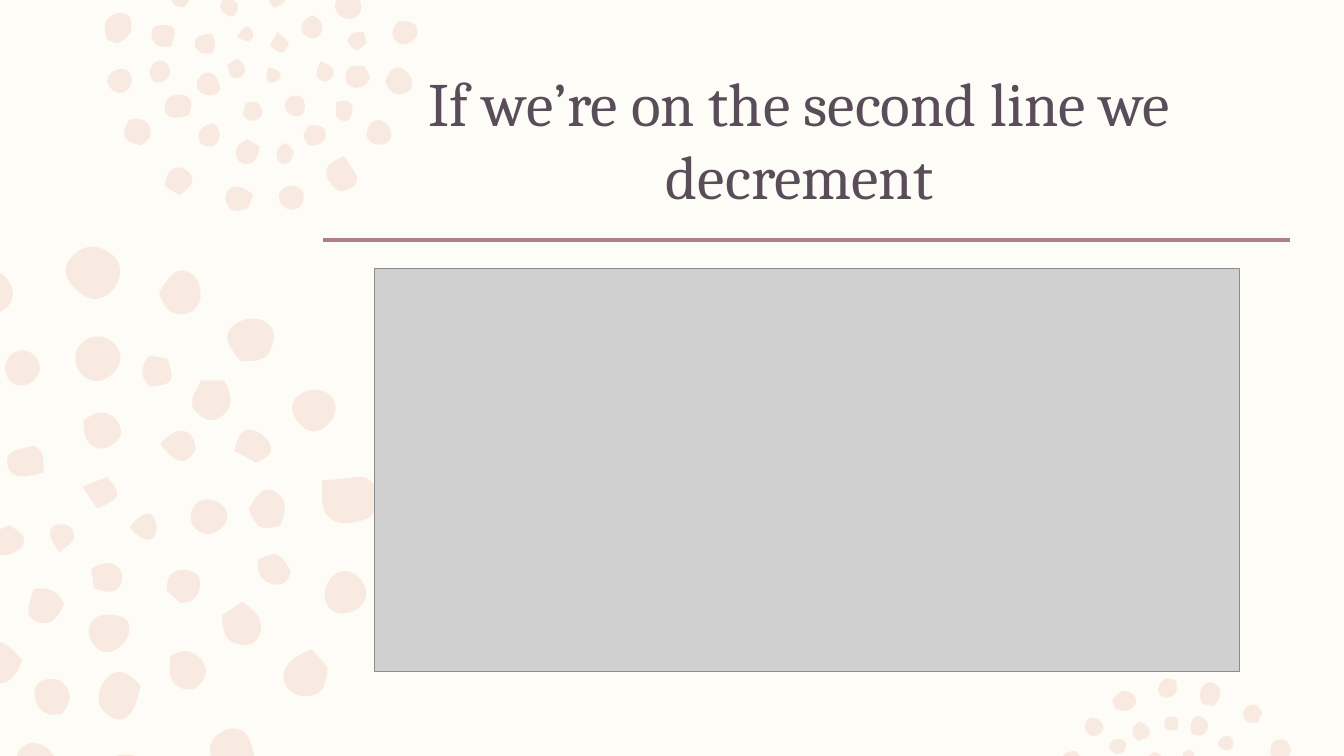
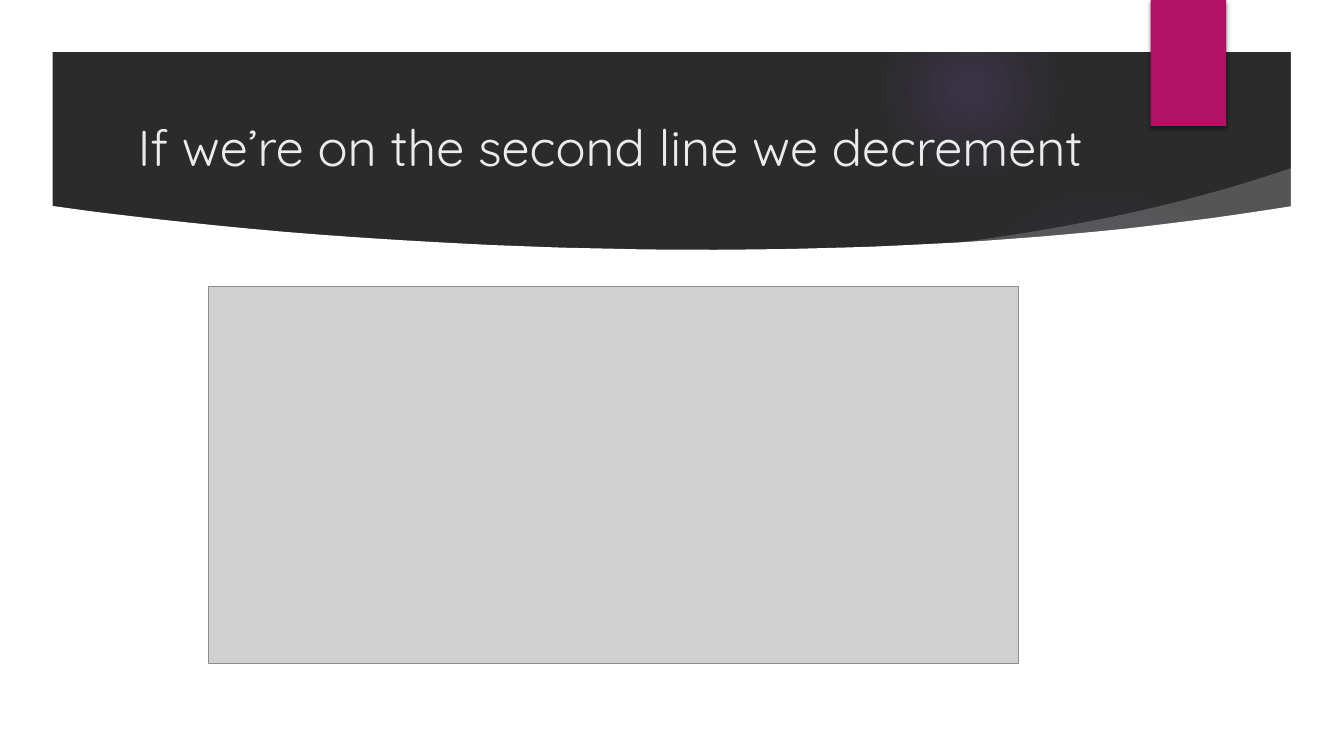
Before and after one commit to marwanj/Assembly-Language, a slide deck: slide 37 of Group_42_powerpoint.pptx (slide 38 before the commit). Drawn at 1344x756 pixels with LibreOffice and Linux fonts; fonts in the diff are those of the drawing; grey boxes stand for pictures; background and template pictures are left out; a plain dark background stands for a picture behind light text. Boxes give left, top, right and bottom in pixels: in the first picture for what was removed or moved away, otherwise in the second. Text is boxed around its words. In the diff, an @@ line names an element or a change of style, - is before the commit and + after.

```diff
--- a/Group_42_powerpoint.pptx
+++ b/Group_42_powerpoint.pptx
@@ background #FEFCF7 to picture (left out) @@
@@ freeform shape: place and size @@
-freeform shape at (0, 0, 1293, 756)
+freeform shape at (0, 0, 1344, 756)
@@ freeform shape at (0, 0, 1344, 756): fill #F2D1C2 at 40% opacity to #FFFFFF @@
@@ rectangle added at (1150, 0, 1226, 126), fill #B31166 @@
@@ title "If we’re on the second ...": place and size @@
-title "If we’re on the second ..." at (429, 82, 1170, 200)
+title "If we’re on the second ..." at (138, 128, 1083, 167)
@@ title "If we’re on the second ..." at (138, 128, 1083, 167): size 44 to 36 pt, font Cambria to Quicksand, text colour #5A4D5A to #EBEBEB; line spacing 0.99 to 1; vertical alignment top to middle @@
@@ group added at (0, 1, 1302, 756): 5 ellipses, 2 freeform shapes @@
@@ line removed from (324, 240) to (1291, 240) @@
@@ picture: place and size @@
-picture at (374, 269, 1240, 671)
+picture at (209, 287, 1018, 664)
```
Also in this commit, not shown: 39 other slides changed, 1 slide removed.
